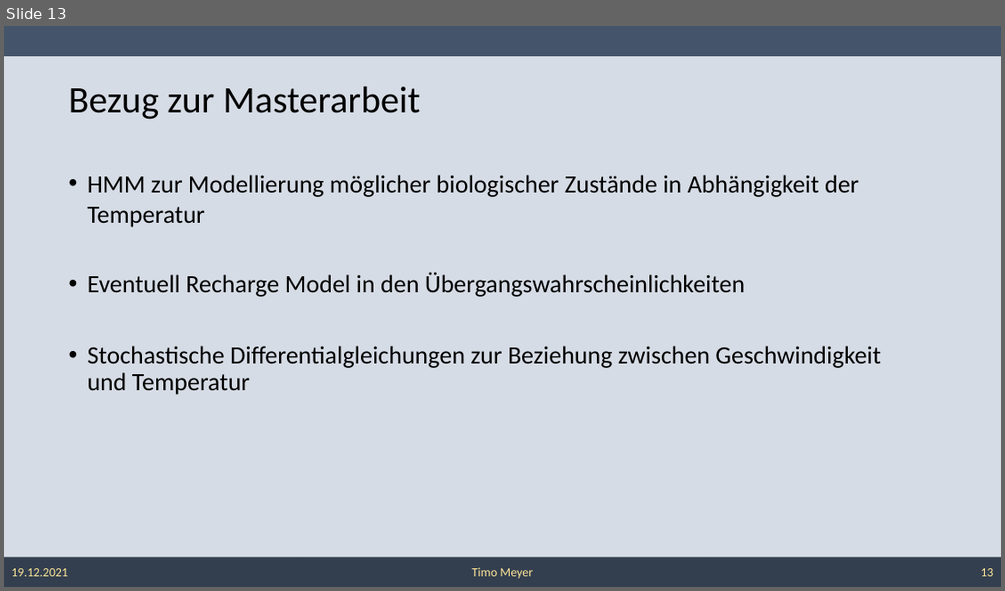
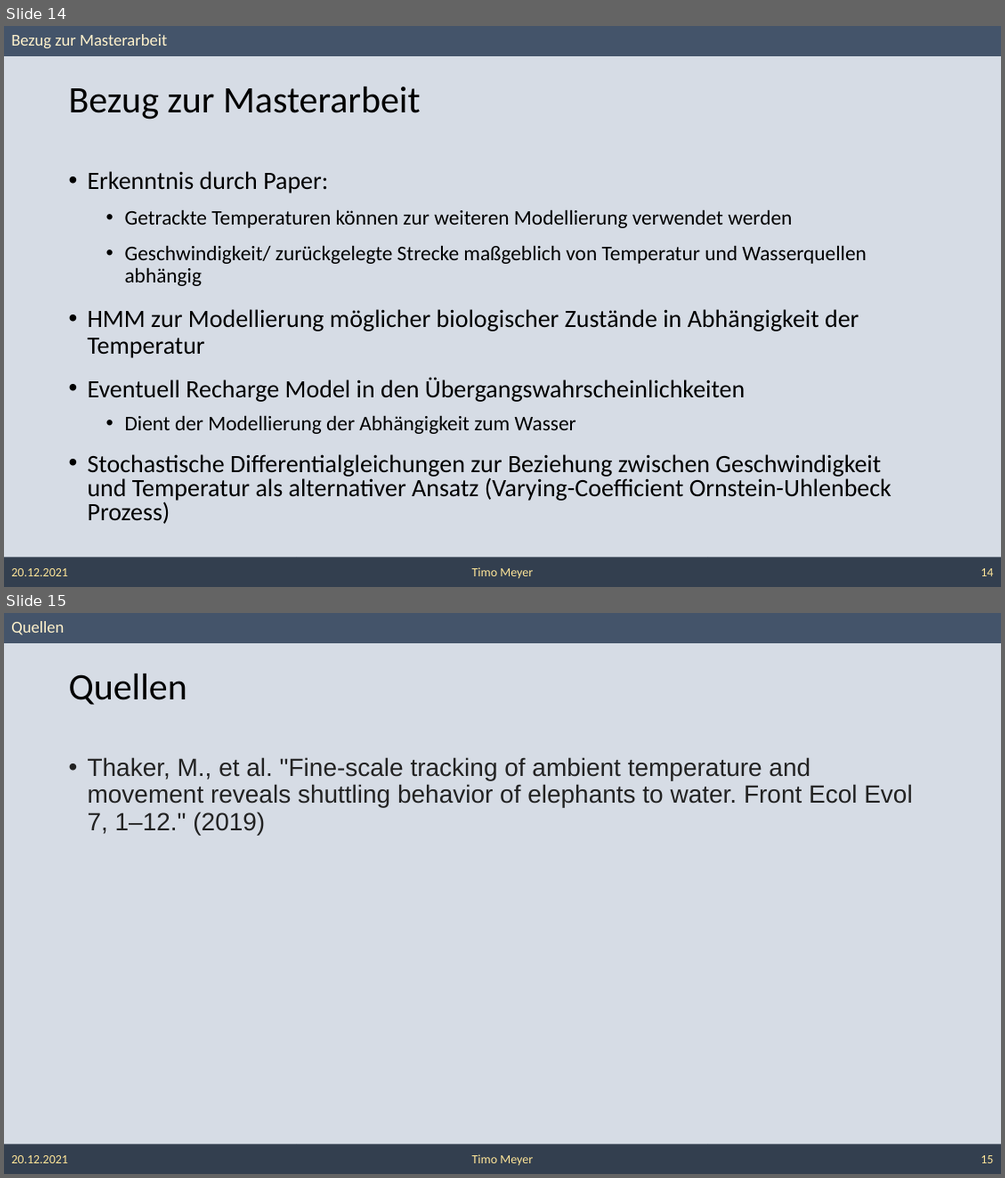
Before and after one commit to TimoM2110/Elephants-Moving-Data, a slide deck: Presentation Paper.pptx. Shown one above the other, each under a label of ours: slide 13 before the commit, slides 14 and 15 after it. The pictures are 1005x591 and 1005x1178 pixels, drawn with LibreOffice and Linux fonts; fonts in the diff are those of the drawing. Boxes give left, top, right and bottom in pixels: in the first picture for what was removed or moved away, otherwise in the second. Text is boxed around its words. In the diff, an @@ line names an element or a change of style, - is before the commit and + after.

```diff
--- a/Presentation Paper.pptx
+++ b/Presentation Paper.pptx
@@ slide 15 added at (4,613,1001,1174), background #D6DCE5; not listed: 1 template element that a slide beside it also shows @@
@@ text added at (11,621,64,635), 16 pt, text #FFF2CC @@
+Quellen
@@ title added at (69,674,187,705), 36 pt, text #000000 @@
+Quellen
@@ text added at (88,757,912,835), 24 pt, text #222222 @@
+• Thaker, M., et al. "Fine-scale tracking of ambient temperature and movement reveals shuttling behavior of elephants to water. Front Ecol Evol 7, 1–12." (2019)
@@ rectangle added at (4,1144,297,1174), fill #333F50, 12 pt, text #FFE699 @@
+20.12.2021
@@ rectangle added at (297,1144,708,1174), fill #333F50, 12 pt, text #FFE699 @@
+Timo Meyer
@@ page number added at (708,1144,1001,1174), fill #333F50, 12 pt, text #FFE699 @@
+15
@@ what was slide 13 is now slide 14 @@
@@ slide 14 changed as well @@
@@ text added at (11,34,167,48), 16 pt, text #FFF2CC @@
+Bezug zur Masterarbeit
@@ text at (88,171,866,286): paragraphs added @@
+• Erkenntnis durch Paper:
+  • Getrackte Temperaturen können zur weiteren Modellierung verwendet werden
+  • Geschwindigkeit/ zurückgelegte Strecke maßgeblich von Temperatur und Wasserquellen abhängig
@@ text at (88,309,858,402): line spacing 1 to 0.9; less space between paragraphs; line spacing 0.9 to 0.8 @@
@@ text at (88,415,891,524): text changed @@
-• Stochastische Differentialgleichungen zur Beziehung zwischen Geschwindigkeit und Temperatur
+  • Dient der Modellierung der Abhängigkeit zum Wasser
+• Stochastische Differentialgleichungen zur Beziehung zwischen Geschwindigkeit und Temperatur als alternativer Ansatz (Varying-Coefficient Ornstein-Uhlenbeck Prozess)
@@ text in rectangle at (11,568,68,576): text changed @@
-19.12.2021
+20.12.2021
@@ page number at (980,568,993,576): text changed @@
-13
+14
```
Also in this commit, not shown: 12 other slides changed, 1 other slide added.
